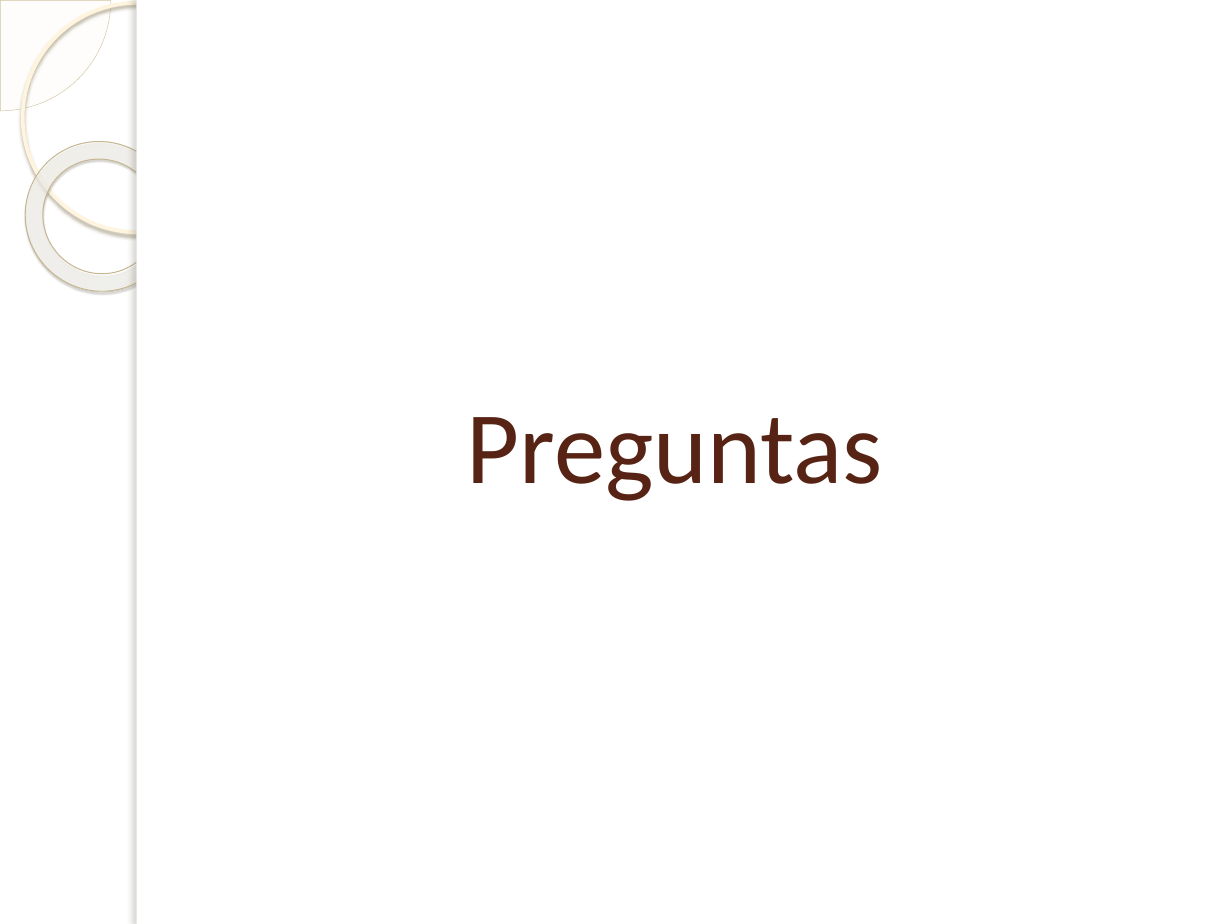
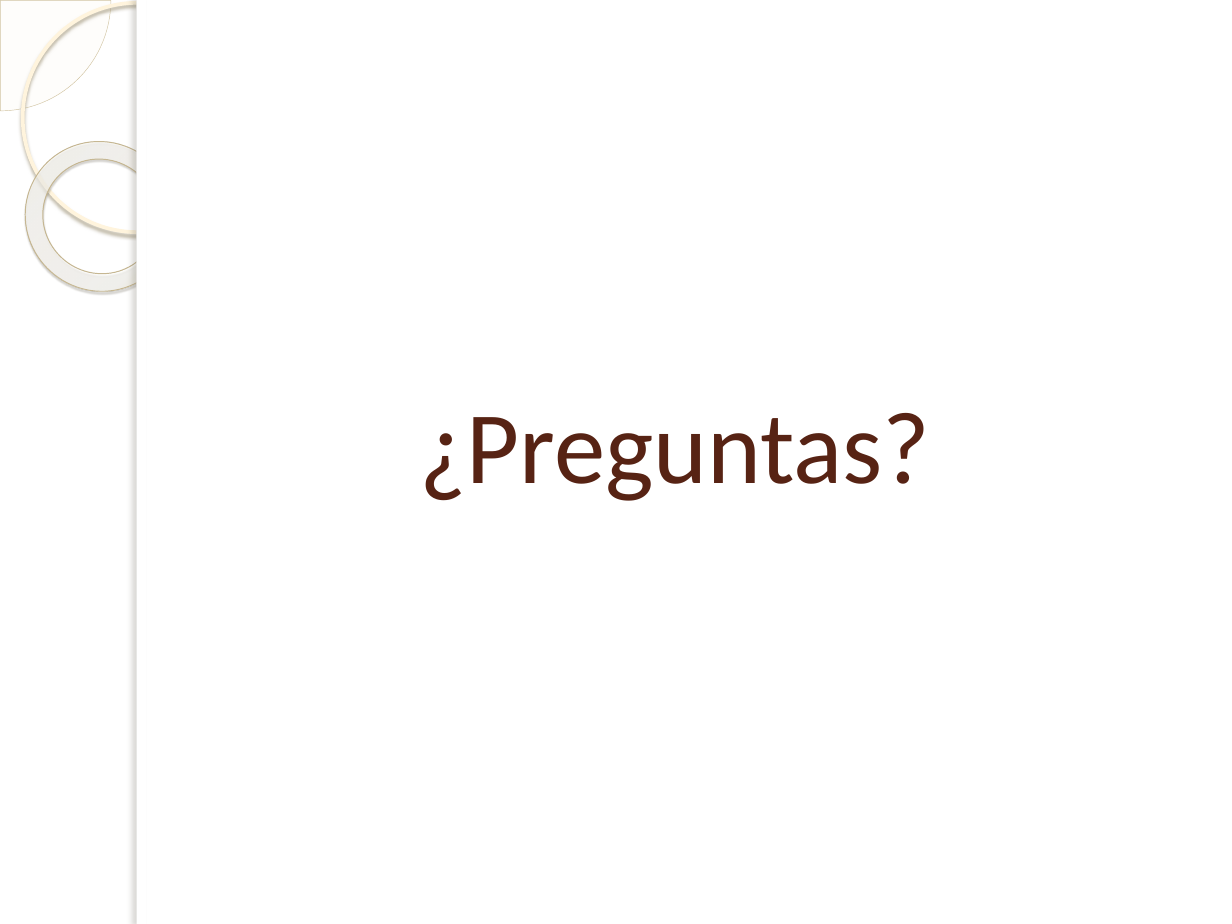
Before and after one commit to Bloodclot24/empresitas, a slide deck: slide 29 of Presentacion/Presentacion.ppsx (slide 15 before the commit). Drawn at 1232x924 pixels with LibreOffice and Linux fonts; fonts in the diff are those of the drawing; background and template pictures are left out. Boxes give left, top, right and bottom in pixels: in the first picture for what was removed or moved away, otherwise in the second. Text is boxed around its words. In the diff, an @@ line names an element or a change of style, - is before the commit and + after.

```diff
--- a/Presentacion/Presentacion.ppsx
+++ b/Presentacion/Presentacion.ppsx
@@ title at [419,413,930,501]: text changed @@
-Preguntas
+¿Preguntas?
```
Also in this commit, not shown: 10 other slides changed, 15 slides added, 1 slide removed, 5 other files.
